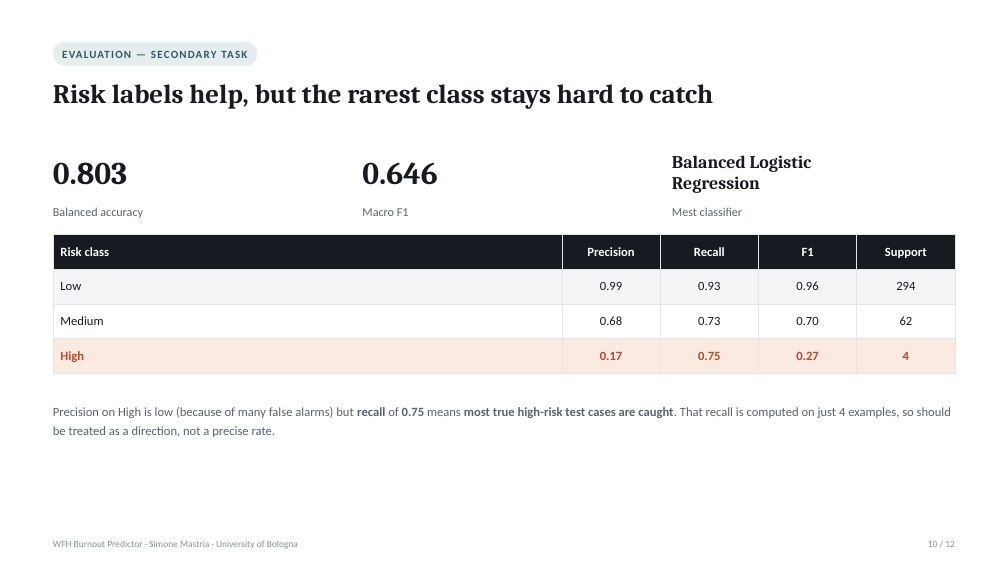
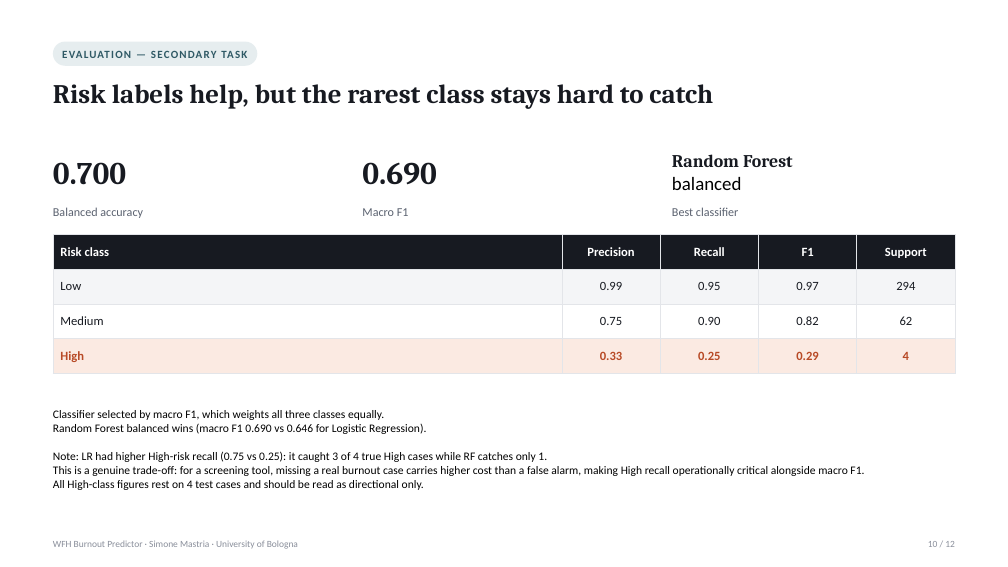
Before and after one commit to simonemastria/WFH-Burnout-Predictor, a slide deck: slide 10 of Report/WFH_Burnout_Predictor.pptx. Drawn at 1008x567 pixels with LibreOffice and Linux fonts; fonts in the diff are those of the drawing. Boxes give left, top, right and bottom in pixels: in the first picture for what was removed or moved away, otherwise in the second. Text is boxed around its words. In the diff, an @@ line names an element or a change of style, - is before the commit and + after.

```diff
--- a/Report/WFH_Burnout_Predictor.pptx
+++ b/Report/WFH_Burnout_Predictor.pptx
@@ text at [53, 162, 126, 185]: text changed @@
-0.803
+0.700
@@ text at [362, 162, 437, 185]: text changed @@
-0.646
+0.690
@@ text at [672, 154, 793, 190]: text changed @@
-Balanced Logistic
-Regression
+Random Forest
+balanced
@@ text at [672, 207, 739, 216]: text changed @@
-Mest classifier
+Best classifier
@@ table at [53, 234, 955, 374] @@
-row 2, column 3: 0.93
+row 2, column 3: 0.95
-row 2, column 4: 0.96
+row 2, column 4: 0.97
-row 3: Medium | 0.68 | 0.73 | 0.70 | 62
+row 3: Medium | 0.75 | 0.90 | 0.82 | 62
-row 4: High | 0.17 | 0.75 | 0.27 | 4
+row 4: High | 0.33 | 0.25 | 0.29 | 4
@@ text at [53, 410, 864, 490]: text changed; size 12 to 11 pt; text colour #5B6270 to #000000 @@
-Precision on High is low (because of many false alarms) but recall of 0.75 means most true high-risk test cases are caught. That recall is computed on just 4 examples, so should be treated as a direction, not a precise rate.
+Classifier selected by macro F1, which weights all three classes equally.
+Random Forest balanced wins (macro F1 0.690 vs 0.646 for Logistic Regression).
+Note: LR had higher High-risk recall (0.75 vs 0.25): it caught 3 of 4 true High cases while RF catches only 1.
+This is a genuine trade-off: for a screening tool, missing a real burnout case carries higher cost than a false alarm, making High recall operationally critical alongside macro F1.
+All High-class figures rest on 4 test cases and should be read as directional only.
```
Also in this commit, not shown: 10 other slides changed, 2 other files.
